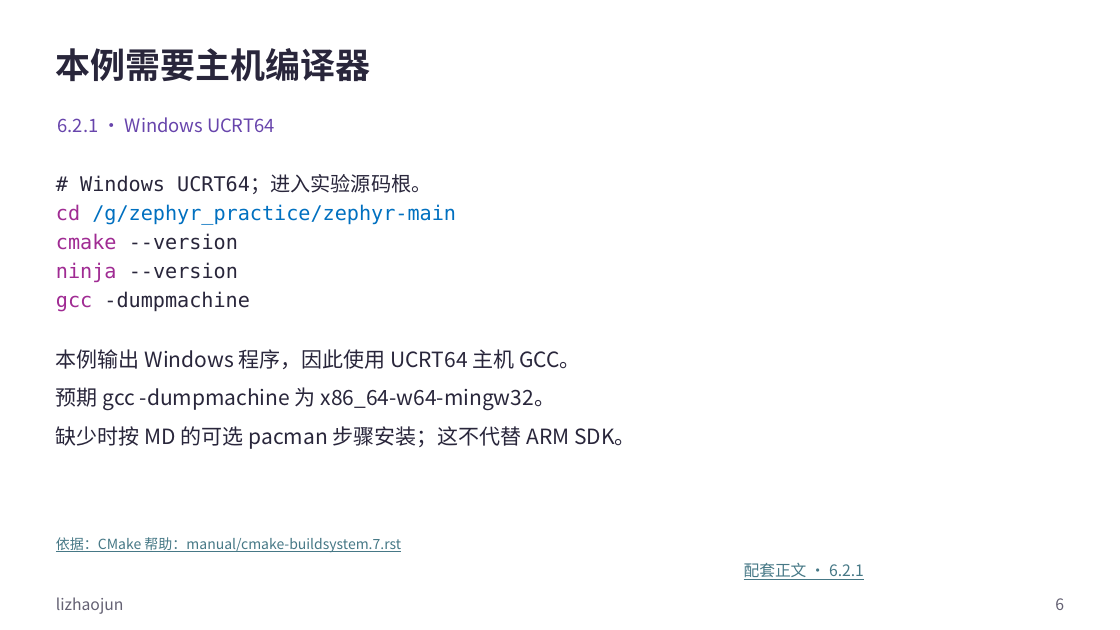
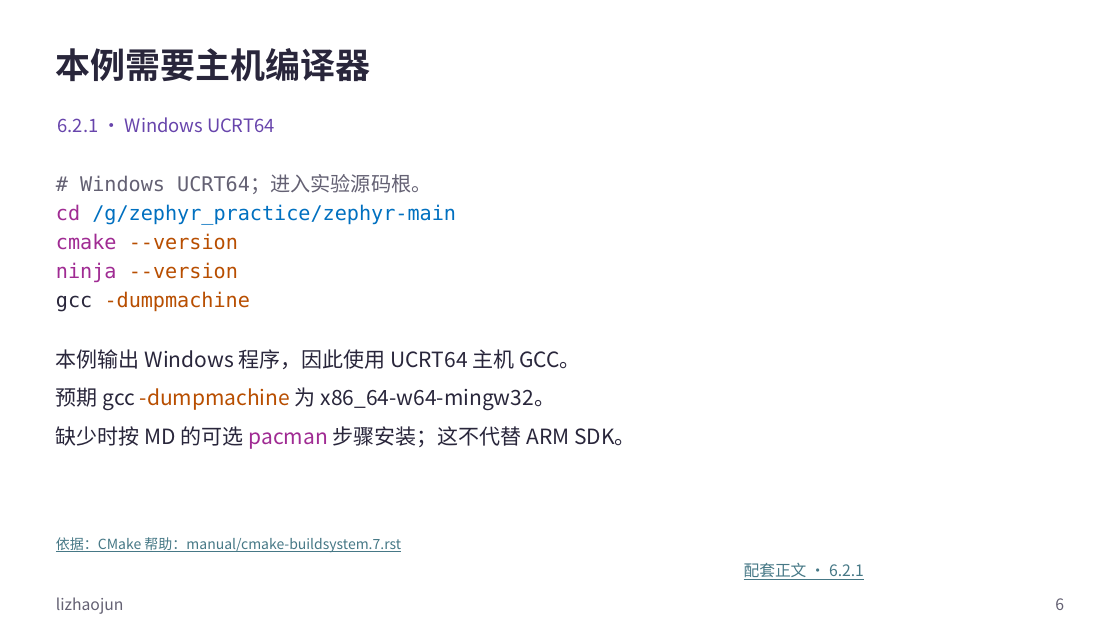
Before and after one commit to FormingSystem/zephyr_hc32f4a0, a slide deck: slide 6 of learning/P01_zephyr_make_project/slides/P006_原生CMake与目标模型_Windows.pptx. Drawn at 1120x630 pixels with LibreOffice and Linux fonts; fonts in the diff are those of the drawing. Boxes give left, top, right and bottom in pixels: in the first picture for what was removed or moved away, otherwise in the second. Text is boxed around its words. In the diff, an @@ line names an element or a change of style, - is before the commit and + after.

Commit message:
content(learning/cmake-native): 统一原生CMake函数与参数展示
- 用一致配色呈现 CMake 函数、使用范围参数和源码目录，保留练习代码与 1.2 倍行距。
- 正式 PPT 与可重建原生源同步，保留封面、媒体、批注和非正文页脚署名。

```diff
--- a/learning/P01_zephyr_make_project/slides/P006_原生CMake与目标模型_Windows.pptx
+++ b/learning/P01_zephyr_make_project/slides/P006_原生CMake与目标模型_Windows.pptx
@@ text at (56,174,431,312): text colour #29263B to #646173 in "# Windows UCRT64；进入实验源码根。"; text colour #29263B to #B84E00 in "--version", "--version", "-dumpmachine"; text colour #A02B93 to #29263B in "gcc" @@
@@ text at (56,387,636,449): text colour #29263B to #B84E00 in "-dumpmachine"; text colour #29263B to #A02B93 in "pacman" @@
```
Also in this commit, not shown: 19 other slides changed, 21 other files.
